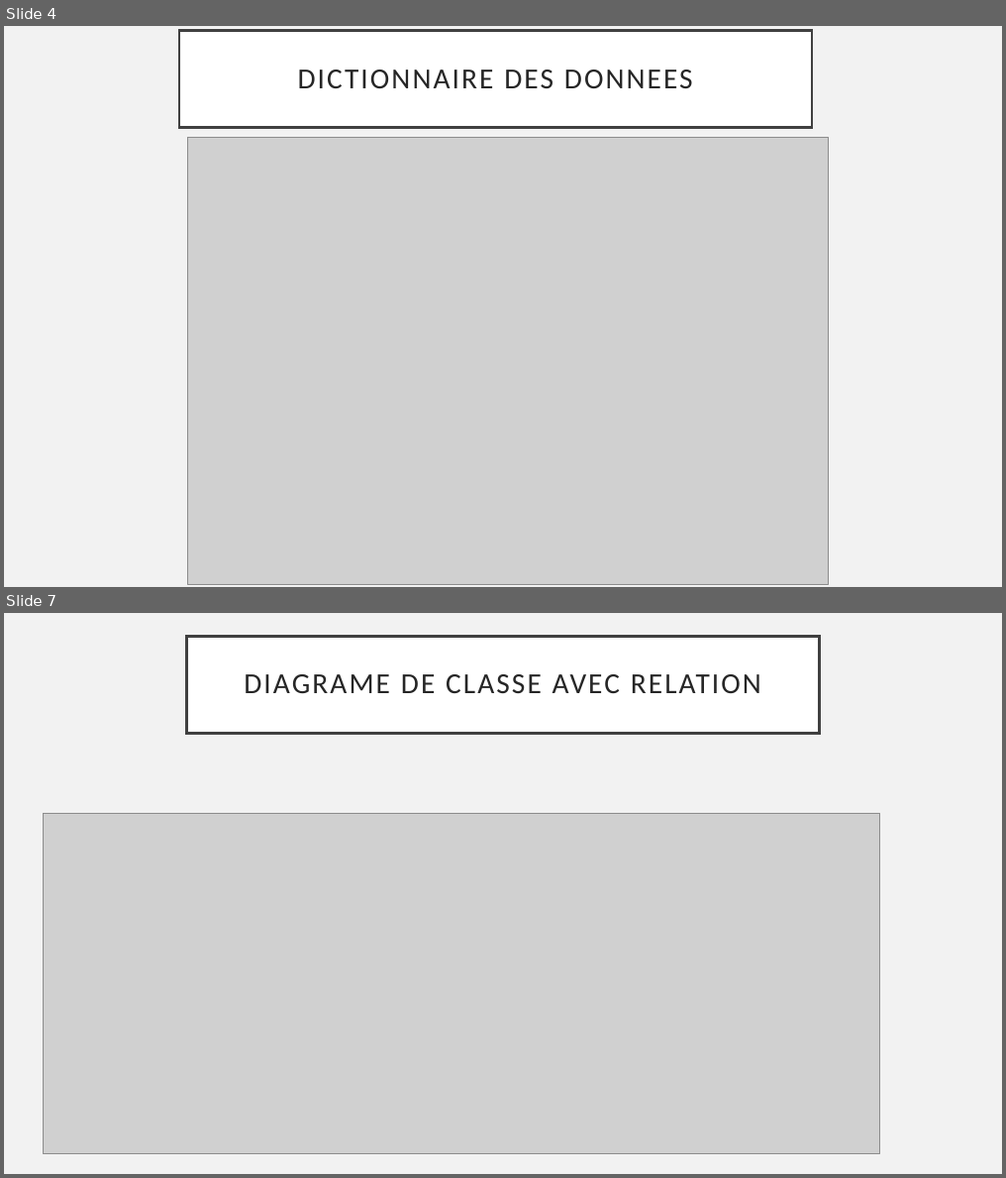
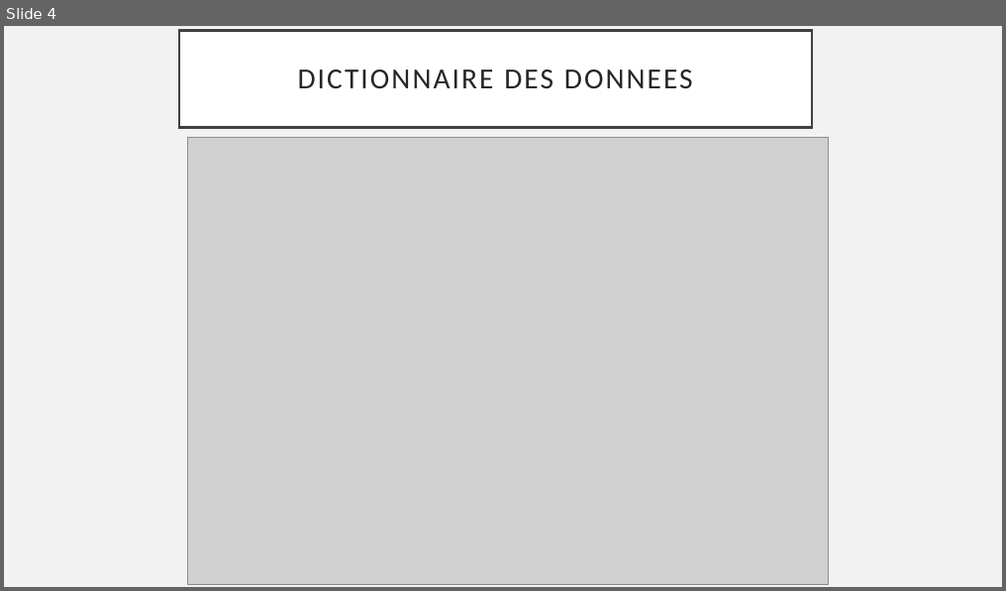
Before and after one commit to massiresogore/seminaire, a slide deck: conception/presentation/Presentation.pptx. Shown one above the other, each under a label of ours: slides 4 and 7 before the commit, slide 4 after it; the slides between them are not shown. The pictures are 1006x1178 and 1006x591 pixels, drawn with LibreOffice and Linux fonts; fonts in the diff are those of the drawing; grey boxes stand for pictures. Boxes give left, top, right and bottom in pixels: in the first picture for what was removed or moved away, otherwise in the second. Text is boxed around its words. In the diff, an @@ line names an element or a change of style, - is before the commit and + after.

```diff
--- a/conception/presentation/Presentation.pptx
+++ b/conception/presentation/Presentation.pptx
@@ slide 7 removed at (4,613,1002,1174), background #F2F2F2 @@
@@ title removed at (187,636,819,734) @@
-DIAGRAME DE CLASSE AVEC RELATION
@@ picture removed at (43,814,880,1155) @@
```
Also in this commit, not shown: 2 slides changed, 3 slides added, 3 other slides removed, 24 other files.
